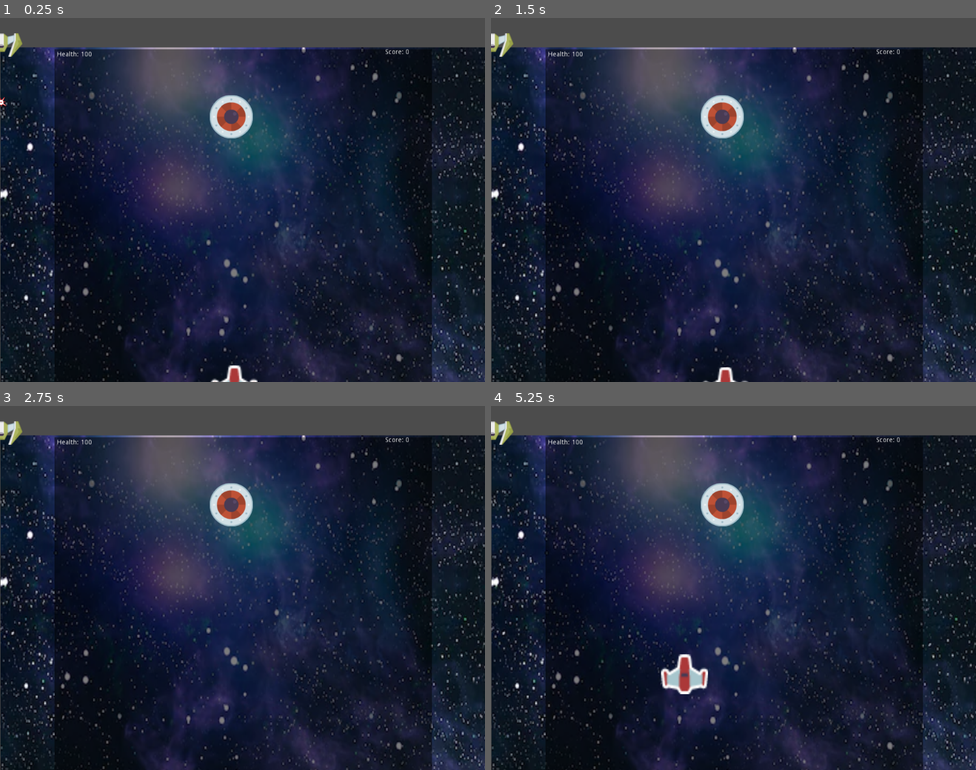
Above: before the commit, frames 1-4 (two rows, left to right).
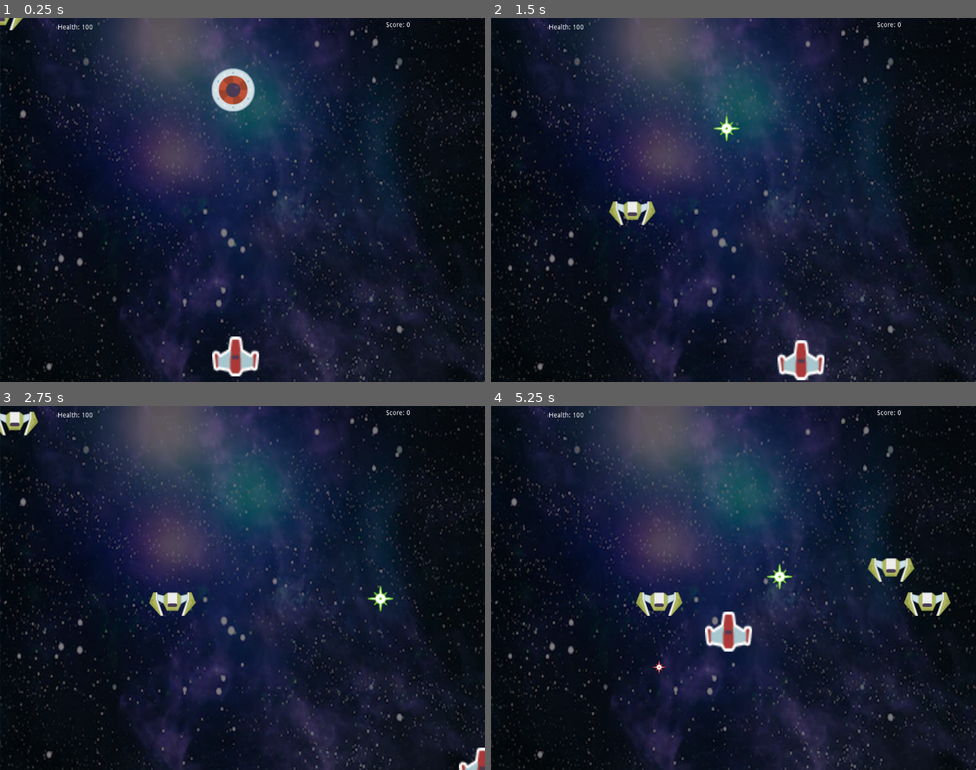
Above: after the commit, the same moments.

Repository: sgabrams/04-Space-Shooter
Game: Godot game, scene res://scenes/Game.tscn
Two runs of this game, one before a commit and one after it. Both use one fixed random seed, a clock stepped at 60 frames per second and the inputs below.
Inputs:
- Up to frame 1 (0.25 s): no input
- Up to frame 2 (1.5 s): hold D (Right) 0.53-1.28 s; hold Space (Fire) 0.53-1.28 s; hold S (Down) from 1.28 s (still down); tap Space (Fire) at 1.35 s
- Up to frame 3 (2.75 s): release S (Down) at 2.03 s; hold D (Right) from 2.03 s (still down); hold Space (Fire) from 2.03 s (still down)
- Up to frame 4 (5.25 s): release D (Right) at 2.78 s; release Space (Fire) at 2.78 s; hold W (Up) 2.78-3.53 s; tap Space (Fire) at 2.85, 4.35 s; hold Space (Fire) 3.53-4.28 s; hold A (Left) 3.53-5.03 s; hold S (Down) from 5.03 s (still down); hold Space (Fire) from 5.03 s (still down)

The runs differ from the first frame. In frame 1, 27% of the frame differs, in the area x 0-100%, y 0-100%; in frame 2, 27%; in frame 3, 26%; in frame 4, 28%.
Error before the commit: Attempt to call function 'interpolate_property' in base 'null instance' on a null instance. (res://Scripts/Enemy.gd:19)

Commit message:
Fixed a few things
I'm so sorry it took me so long to get this back to you. Hopefully, this looks more like what you intended. If you remind me when you turn it in, I will discount the late penalty by five days.

Diff:
--- a/ScriptsExplosion.gd
+++ b/ScriptsExplosion.gd
@@ -4,5 +4,5 @@
 	pass
 
 
-func _on_Sprite_animation_finished():
+func _on_Timer_timeout():
 	queue_free()
--- a/scenes/Bulltet_R.tscn
+++ b/scenes/Bulltet_R.tscn
@@ -11,9 +11,7 @@
 script = ExtResource( 2 )
 
 [node name="Sprite" type="Sprite" parent="."]
-position = Vector2( 315.759, 302.342 )
 texture = ExtResource( 1 )
 
 [node name="CollisionPolygon2D" type="CollisionPolygon2D" parent="."]
-position = Vector2( 315.759, 302.342 )
 polygon = PoolVector2Array( 6, -22, 6.8, -15, 10.2, -18, 14.8, -18, 18, -14.8, 18, -10.5, 16.3, -7, 21.3, -7, 28, -5.1, …(331 unchanged characters)…
--- a/scenes/Enemy.tscn
+++ b/scenes/Enemy.tscn
@@ -4,6 +4,8 @@
 [ext_resource path="res://spaceArt/png/enemyUFO.png" type="Texture" id=2]
 
 [node name="Enemy" type="KinematicBody2D"]
+collision_layer = 4
+collision_mask = 4
 script = ExtResource( 1 )
 __meta__ = {
 "_edit_group_": true
@@ -16,3 +18,8 @@
 [node name="CollisionPolygon2D" type="CollisionPolygon2D" parent="."]
 position = Vector2( 490.099, 150.986 )
 polygon = PoolVector2Array( 36.5, -34.6, 36.5, -32.2, 45.5, -19.9, 45.5, 18.9, 37.7, 33.5, 36.2, 33.5, 19.9, 45.5, -20, 45.5, -38.5, 32.5, -38.5, 30, -45.5, 20, -45.5, -18.7, -32.6, -38.5, -30, -38.5, -18.7, -45.5, 18.7, -45.5 )
+
+[node name="Tween" type="Tween" parent="."]
+
+[node name="Timer" type="Timer" parent="."]
+[connection signal="timeout" from="Timer" to="." method="_on_Timer_timeout"]
--- /dev/null
+++ b/scenes/Enemy2.tscn
@@ -0,0 +1,21 @@
+[gd_scene load_steps=3 format=2]
+
+[ext_resource path="res://spaceArt/png/enemyShip.png" type="Texture" id=1]
+[ext_resource path="res://scripts/Enemy.gd" type="Script" id=2]
+
+[node name="Enemy2" type="KinematicBody2D"]
+collision_layer = 8
+collision_mask = 8
+script = ExtResource( 2 )
+
+[node name="Timer" type="Timer" parent="."]
+autostart = true
+
+[node name="Sprite" type="Sprite" parent="."]
+texture = ExtResource( 1 )
+
+[node name="CollisionPolygon2D2" type="CollisionPolygon2D" parent="."]
+polygon = PoolVector2Array( 45, -24.4, 49, -15.7, 49, 3, 30.6, 25, 15, 25, 15, 21.6, 21.3, 4.6, 13.2, 19, -13.2, 19, -21.2, 3, -22.4, 2.6, -14.9, 25, -30, 25, -49, 4, -49, -15, -45, -24.3, -45, -25, -27, -25, -18.6, -23.3, -16.3, -25, 16.2, -25, 20.1, -23.7, 29.1, -25, 45, -25 )
+
+[node name="Tween" type="Tween" parent="."]
+[connection signal="timeout" from="Timer" to="." method="_on_Timer_timeout"]
--- a/scenes/EnemyBullet.tscn
+++ b/scenes/EnemyBullet.tscn
@@ -4,6 +4,8 @@
 [ext_resource path="res://Scripts/EnemyBullet.gd" type="Script" id=2]
 
 [node name="EnemyBullet" type="RigidBody2D"]
+mode = 2
+gravity_scale = 0.0
 script = ExtResource( 2 )
 
 [node name="Sprite" type="Sprite" parent="."]
--- /dev/null
+++ b/scenes/Explosion.tscn
@@ -0,0 +1,25 @@
+[gd_scene load_steps=5 format=2]
+
+[ext_resource path="res://spaceArt/png/Background/starBig.png" type="Texture" id=1]
+[ext_resource path="res://ScriptsExplosion.gd" type="Script" id=2]
+[ext_resource path="res://spaceArt/png/Background/starSmall.png" type="Texture" id=3]
+
+[sub_resource type="SpriteFrames" id=1]
+animations = [ {
+"frames": [ ExtResource( 1 ), ExtResource( 3 ) ],
+"loop": true,
+"name": "default",
+"speed": 5.0
+} ]
+
+[node name="Explosion" type="Node2D"]
+script = ExtResource( 2 )
+
+[node name="Sprite" type="AnimatedSprite" parent="."]
+frames = SubResource( 1 )
+
+[node name="Timer" type="Timer" parent="."]
+wait_time = 3.0
+one_shot = true
+autostart = true
+[connection signal="timeout" from="Timer" to="." method="_on_Timer_timeout"]
--- a/scenes/Game.tscn
+++ b/scenes/Game.tscn
@@ -1,43 +1,33 @@
-[gd_scene load_steps=15 format=2]
+[gd_scene load_steps=10 format=2]
 
 [ext_resource path="res://scenes/Enemy.tscn" type="PackedScene" id=1]
-[ext_resource path="res://ScriptsExplosion.gd" type="Script" id=2]
+[ext_resource path="res://scenes/Enemy2.tscn" type="PackedScene" id=2]
 [ext_resource path="res://spaceArt/png/life.png" type="Texture" id=3]
 [ext_resource path="res://space-background.webp" type="Texture" id=4]
-[ext_resource path="res://Scripts/Enemies.gd" type="Script" id=5]
+[ext_resource path="res://scripts/Enemies.gd" type="Script" id=5]
 [ext_resource path="res://Scripts/HUD.gd" type="Script" id=6]
 [ext_resource path="res://Scripts/Player.gd" type="Script" id=7]
-[ext_resource path="res://scenes/EnemyBullet.tscn" type="PackedScene" id=8]
 [ext_resource path="res://Scripts/Meteors.gd" type="Script" id=9]
 [ext_resource path="res://ScriptsBullets.gd" type="Script" id=10]
-[ext_resource path="res://spaceArt/png/Background/starSmall.png" type="Texture" id=11]
-[ext_resource path="res://spaceArt/png/Background/starBig.png" type="Texture" id=12]
-[ext_resource path="res://spaceArt/png/enemyShip.png" type="Texture" id=13]
-
-[sub_resource type="SpriteFrames" id=1]
-animations = [ {
-"frames": [ ExtResource( 12 ), ExtResource( 11 ) ],
-"loop": true,
-"name": "default",
-"speed": 5.0
-} ]
 
 [node name="Game" type="Node2D"]
-position = Vector2( -1.789, 57.2481 )
 
 [node name="Backround" type="Node2D" parent="."]
+__meta__ = {
+"_edit_group_": true
+}
 
 [node name="Sprite" type="Sprite" parent="Backround"]
-position = Vector2( 2.39758, 5.16351 )
-scale = Vector2( 2.2549, 2.98148 )
+position = Vector2( -15.2801, -11.1 )
+scale = Vector2( 2.30074, 3.04209 )
 texture = ExtResource( 4 )
 centered = false
 
 [node name="ColorRect" type="ColorRect" parent="Backround"]
-margin_left = 116.963
-margin_top = 9.22968
-margin_right = 913.963
-margin_bottom = 776.23
+margin_left = 1.0
+margin_top = 0.10408
+margin_right = 1027.0
+margin_bottom = 771.104
 color = Color( 0, 0, 0, 0.501961 )
 __meta__ = {
 "_edit_use_anchors_": false
@@ -51,12 +41,8 @@
 
 [node name="Enemy Bullets" type="Node2D" parent="."]
 
-[node name="EnemyBullet" parent="Enemy Bullets" instance=ExtResource( 8 )]
-collision_layer = 5
-collision_mask = 5
-
 [node name="Player" type="KinematicBody2D" parent="."]
-position = Vector2( 496.743, 717.659 )
+position = Vector2( 497.45, 714.124 )
 script = ExtResource( 7 )
 __meta__ = {
 "_edit_group_": true
@@ -74,29 +60,16 @@
 script = ExtResource( 9 )
 
 [node name="Enemies" type="Node2D" parent="."]
+script = ExtResource( 5 )
 
 [node name="Enemy" parent="Enemies" instance=ExtResource( 1 )]
 
-[node name="Enemy2" parent="Enemies" instance=ExtResource( 1 )]
+[node name="Enemy2" parent="Enemies" instance=ExtResource( 2 )]
 
-[node name="Sprite2" type="Sprite" parent="Enemies/Enemy2"]
-texture = ExtResource( 13 )
-
-[node name="Timer" type="Timer" parent="Enemies/Enemy2"]
-script = ExtResource( 5 )
-
-[node name="CollisionPolygon2D2" type="CollisionPolygon2D" parent="Enemies/Enemy2"]
-polygon = PoolVector2Array( 45, -24.4, 49, -15.7, 49, 3, 30.6, 25, 15, 25, 15, 21.6, 21.3, 4.6, 13.2, 19, -13.2, 19, -21.2, 3, -22.4, 2.6, -14.9, 25, -30, 25, -49, 4, -49, -15, -45, -24.3, -45, -25, -27, -25, -18.6, -23.3, -16.3, -25, 16.2, -25, 20.1, -23.7, 29.1, -25, 45, -25 )
+[node name="Timer" type="Timer" parent="Enemies"]
+autostart = true
 
 [node name="Explosions" type="Node2D" parent="."]
-
-[node name="Explosion" type="Node2D" parent="Explosions"]
-script = ExtResource( 2 )
-
-[node name="AnimatedSprite" type="AnimatedSprite" parent="Explosions/Explosion"]
-frames = SubResource( 1 )
-
-[node name="Sprite" type="Sprite" parent="Explosions/Explosion"]
 
 [node name="HUD" type="Node2D" parent="."]
 script = ExtResource( 6 )
@@ -121,6 +94,7 @@
 __meta__ = {
 "_edit_use_anchors_": false
 }
+[connection signal="timeout" from="Bullets/Timer" to="Bullets" method="_on_Timer_timeout"]
 [connection signal="health_changed" from="Player" to="HUD" method="_on_Player_health_changed"]
 [connection signal="score_changed" from="Player" to="HUD" method="_on_Player_score_changed"]
-[connection signal="timeout" from="Enemies/Enemy2/Timer" to="Enemy Bullets/EnemyBullet" method="_on_Timer_timeout"]
+[connection signal="timeout" from="Enemies/Timer" to="Enemies" method="_on_Timer_timeout"]
--- a/scripts/Enemies.gd
+++ b/scripts/Enemies.gd
@@ -3,7 +3,7 @@
 export var max_enemies = 5
 export var probability = 0.3
 
-onready var Enemy1 = load("res://Scenes/Enemy1.tscn")
+onready var Enemy1 = load("res://Scenes/Enemy.tscn")
 onready var Enemy2 = load("res://Scenes/Enemy2.tscn")
 
 func _ready():
--- a/scripts/EnemyBullet.gd
+++ b/scripts/EnemyBullet.gd
@@ -12,6 +12,7 @@
 func _physics_process(delta):
 	var colliding = get_colliding_bodies()
 	for c in colliding:
+		print(c.name)
 		var explosion = Explosion.instance()
 		explosion.position = position
 		explosion.get_node("Sprite").playing = true
@@ -26,8 +27,3 @@
 func _integrate_forces(state):
 	state.set_linear_velocity(Vector2(0,speed))
 	state.set_angular_velocity(0)
-
-
-
-func _on_Timer_timeout():
-	pass # Replace with function body.
--- a/scripts/Player.gd
+++ b/scripts/Player.gd
@@ -10,7 +10,7 @@
 
 onready var VP = get_viewport_rect().size
 
-onready var Bullet_R = load("res://Scenes/Bullet_R.tscn")
+onready var Bullet_R = load("res://Scenes/Bulltet_R.tscn")
 
 
 signal health_changed
@@ -21,7 +21,7 @@
 	emit_signal("score_changed")
 
 func change_health(h):
-	health +- h
+	health += h
 	emit_signal("health_changed")
 	if health <= 0:
 		die()
Not shown, added: Thumbs.db
